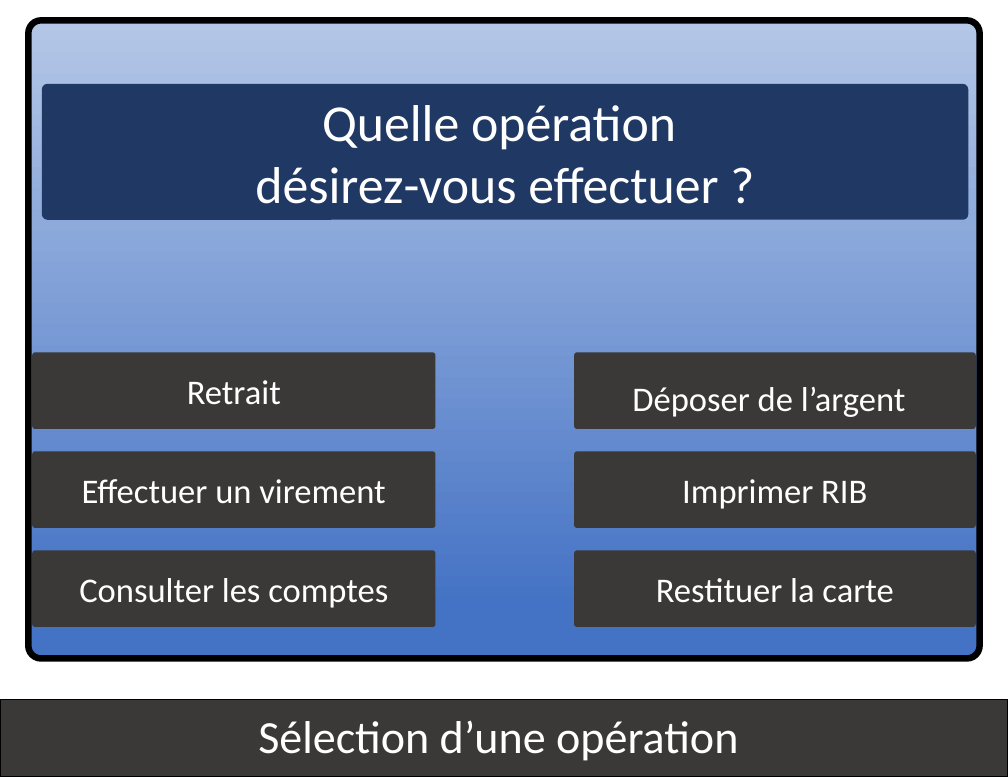
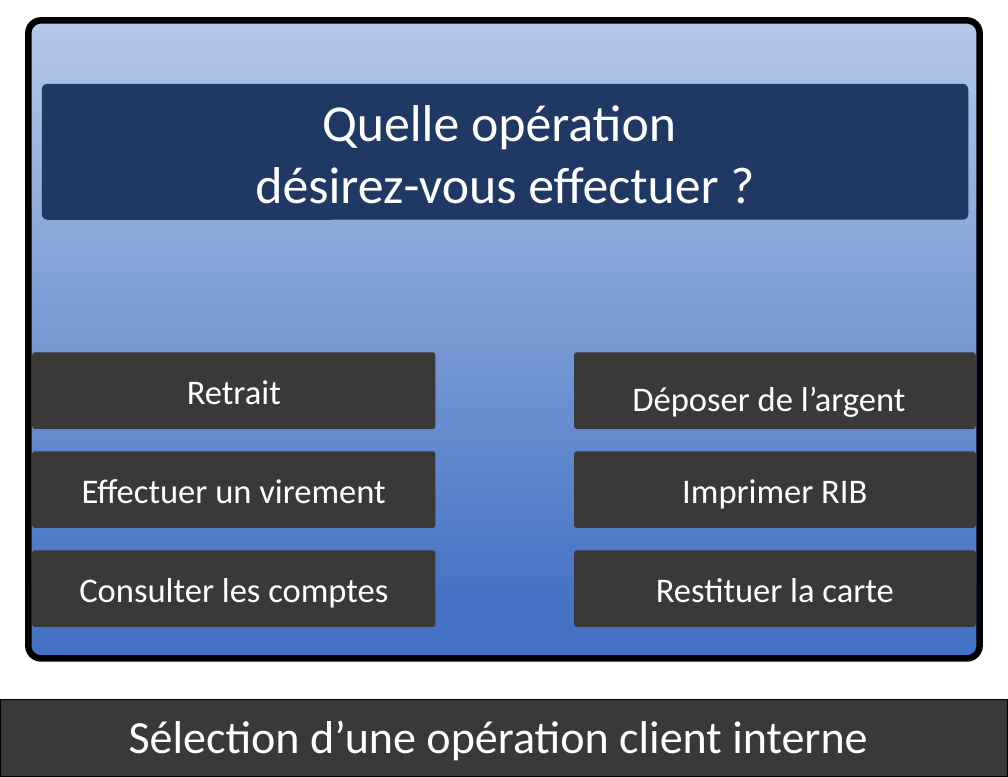
Before and after one commit to kyweez/CDA-15-APPLICATION-DESIGN, a slide deck: slide 7 of GAB/Version-aurelien/IHM-aurelien.pptx (slide 5 before the commit). Drawn at 1008x777 pixels with LibreOffice and Linux fonts; fonts in the diff are those of the drawing. Boxes give left, top, right and bottom in pixels: in the first picture for what was removed or moved away, otherwise in the second. Text is boxed around its words. In the diff, an @@ line names an element or a change of style, - is before the commit and + after.

```diff
--- a/GAB/Version-aurelien/IHM-aurelien.pptx
+++ b/GAB/Version-aurelien/IHM-aurelien.pptx
@@ subtitle at (129, 720, 867, 761): text changed @@
-Sélection d’une opération
+Sélection d’une opération client interne
```
Also in this commit, not shown: 3 other slides changed, 3 slides added, 1 other file.
